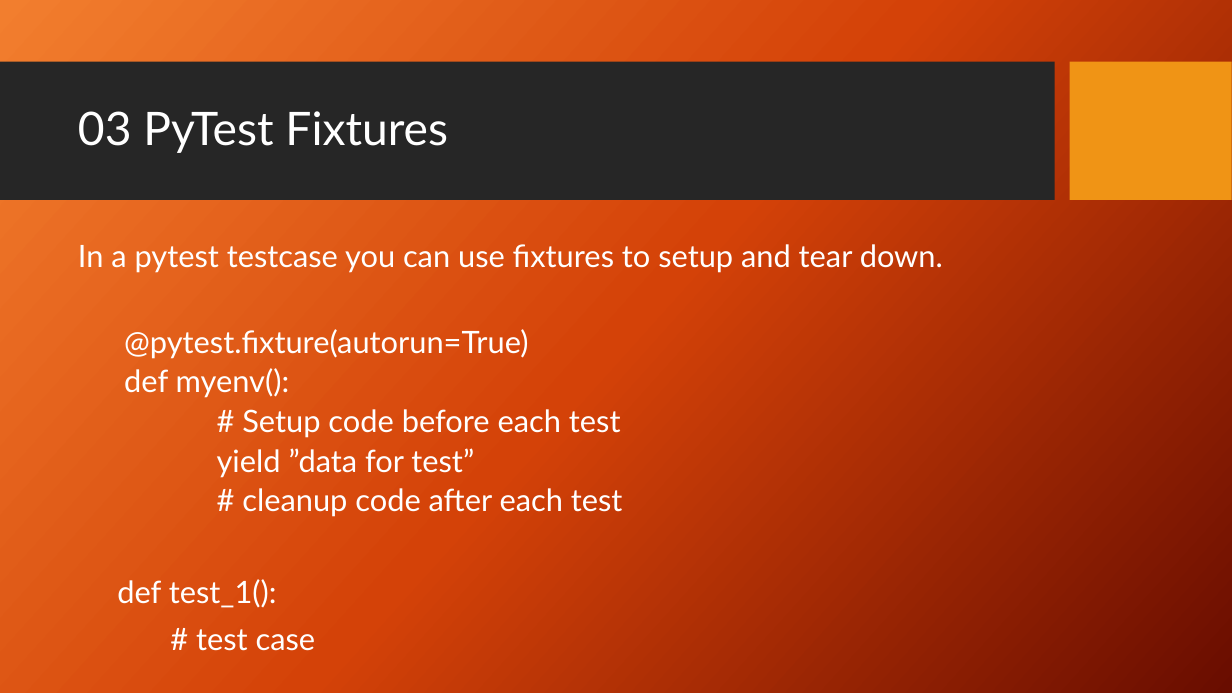
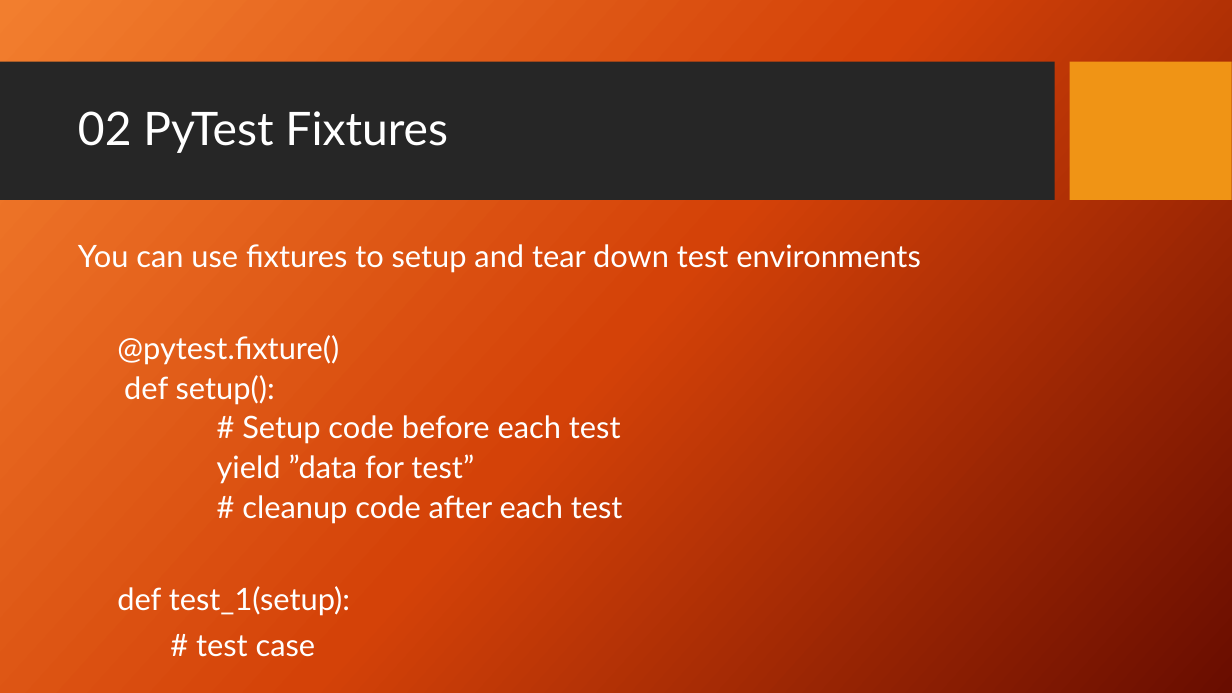
Before and after one commit to PrincetonUniversity/software_testing, a slide deck: slide 10 of UnitTestingSlides.pptx (slide 13 before the commit). Drawn at 1232x693 pixels with LibreOffice and Linux fonts; fonts in the diff are those of the drawing; background and template pictures are left out. Boxes give left, top, right and bottom in pixels: in the first picture for what was removed or moved away, otherwise in the second. Text is boxed around its words. In the diff, an @@ line names an element or a change of style, - is before the commit and + after.

```diff
--- a/UnitTestingSlides.pptx
+++ b/UnitTestingSlides.pptx
@@ title at (78, 111, 448, 153): text changed @@
-03 PyTest Fixtures
+02 PyTest Fixtures
@@ text at (78, 244, 921, 405): text changed @@
-In a pytest testcase you can use fixtures to setup and tear down.
-  @pytest.fixture(autorun=True)
-  def myenv():
+You can use fixtures to setup and tear down test environments
+@pytest.fixture()
+  def setup():
@@ text at (117, 586, 350, 616): text changed @@
-def test_1():
+def test_1(setup):
```
Also in this commit, not shown: 10 other slides changed, 4 slides added.
